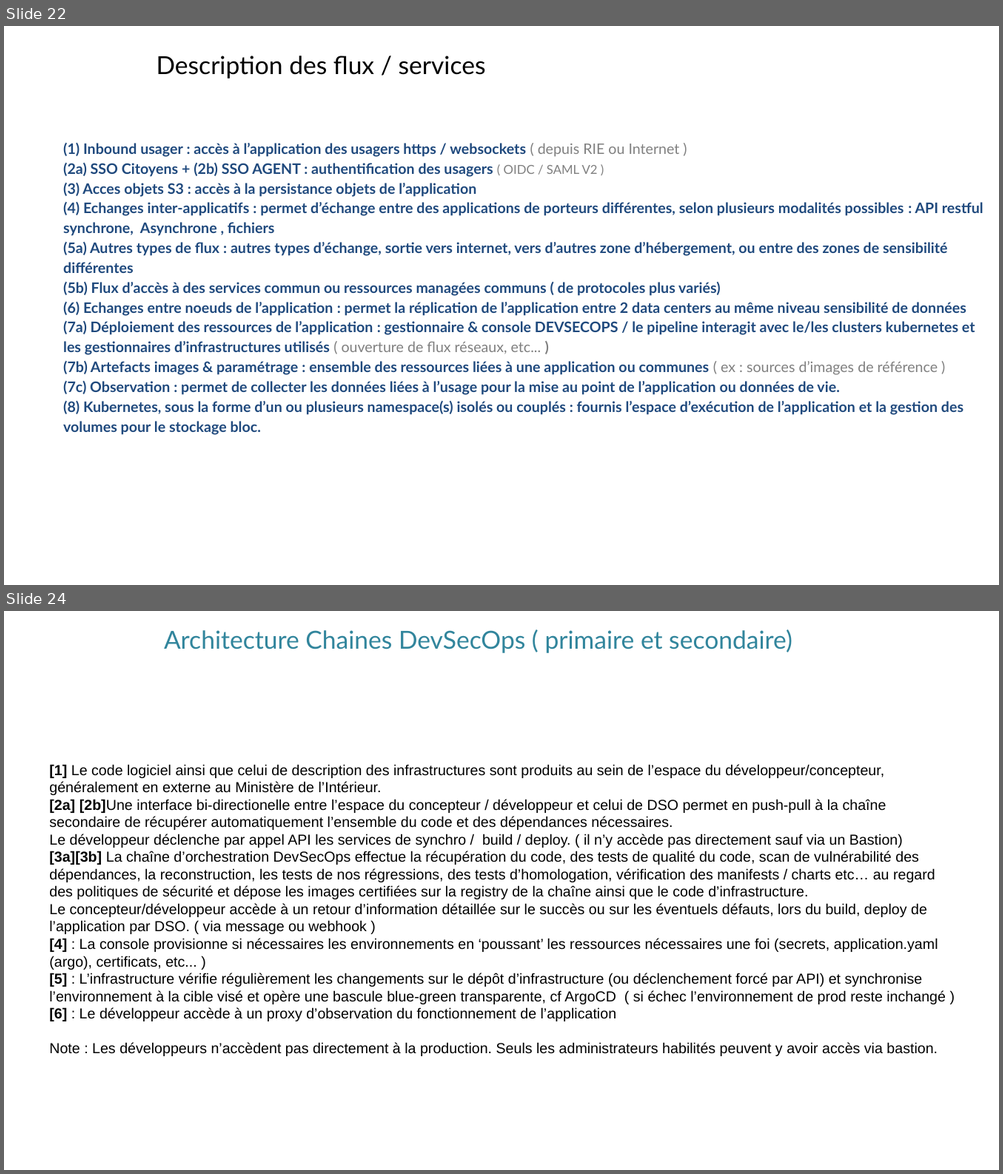
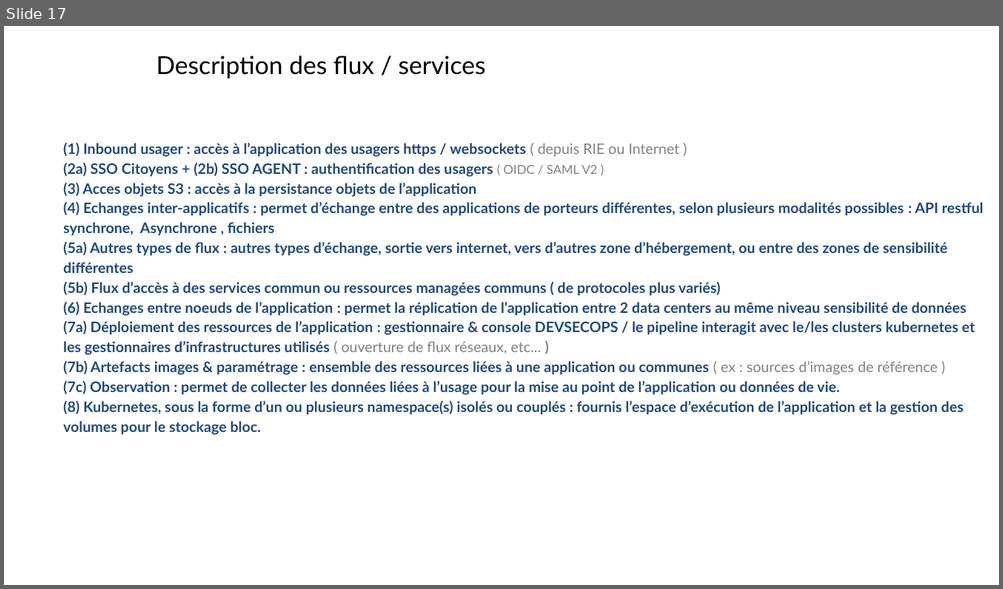
Before and after one commit to cloud-pi-native/certification, a slide deck: Depot de support collaboratif/Cloud pi native - La qualité en continue.pptx. Shown one above the other, each under a label of ours: slides 22 and 24 before the commit, slide 17 after it; the slides between them are not shown. The pictures are 1003x1174 and 1003x589 pixels, drawn with LibreOffice and Linux fonts; fonts in the diff are those of the drawing; background and template pictures are left out. Boxes give left, top, right and bottom in pixels: in the first picture for what was removed or moved away, otherwise in the second. Text is boxed around its words. In the diff, an @@ line names an element or a change of style, - is before the commit and + after.

```diff
--- a/Depot de support collaboratif/Cloud pi native - La qualité en continue.pptx
+++ b/Depot de support collaboratif/Cloud pi native - La qualité en continue.pptx
@@ slide 24 removed at (4,611,999,1170), background #FFFFFF @@
@@ text removed at (164,629,792,653) @@
-Architecture Chaines DevSecOps ( primaire et secondaire)
@@ text removed at (49,764,945,1056) @@
-[1] Le code logiciel ainsi que celui de description des infrastructures sont produits au sein de l’espace du développeur/concepteur, généralement en externe au Ministère de l’Intérieur.
-[2a] [2b]Une interface bi-directionelle entre l’espace du concepteur / développeur et celui de DSO permet en push-pull à la chaîne secondaire de récupérer automatiquement l’ensemble du code et des dépendances nécessaires.
-Le développeur déclenche par appel API les services de synchro / build / deploy. ( il n’y accède pas directement sauf via un Bastion)
-[3a][3b] La chaîne d’orchestration DevSecOps effectue la récupération du code, des tests de qualité du code, scan de vulnérabilité des dépendances, la reconstruction, les tests de nos régressions, des tests d’homologation, vérification des manifests / charts etc… au regard des politiques de sécurité et dépose les images certifiées sur la registry de la chaîne ainsi que le code d’infrastructure.
-Le concepteur/développeur accède à un retour d’information détaillée sur le succès ou sur les éventuels défauts, lors du build, deploy de l’application par DSO. ( via message ou webhook )
-[4] : La console provisionne si nécessaires les environnements en ‘poussant’ les ressources nécessaires une foi (secrets, application.yaml (argo), certificats, etc... )
-[5] : L’infrastructure vérifie régulièrement les changements sur le dépôt d’infrastructure (ou déclenchement forcé par API) et synchronise l’environnement à la cible visé et opère une bascule blue-green transparente, cf ArgoCD ( si échec l’environnement de prod reste inchangé )
-[6] : Le développeur accède à un proxy d’observation du fonctionnement de l’application
-Note : Les développeurs n’accèdent pas directement à la production. Seuls les administrateurs habilités peuvent y avoir accès via bastion.
@@ what was slide 22 is now slide 17 @@
```
Also in this commit, not shown: 5 slides added, 16 other slides removed, 2 other files.
